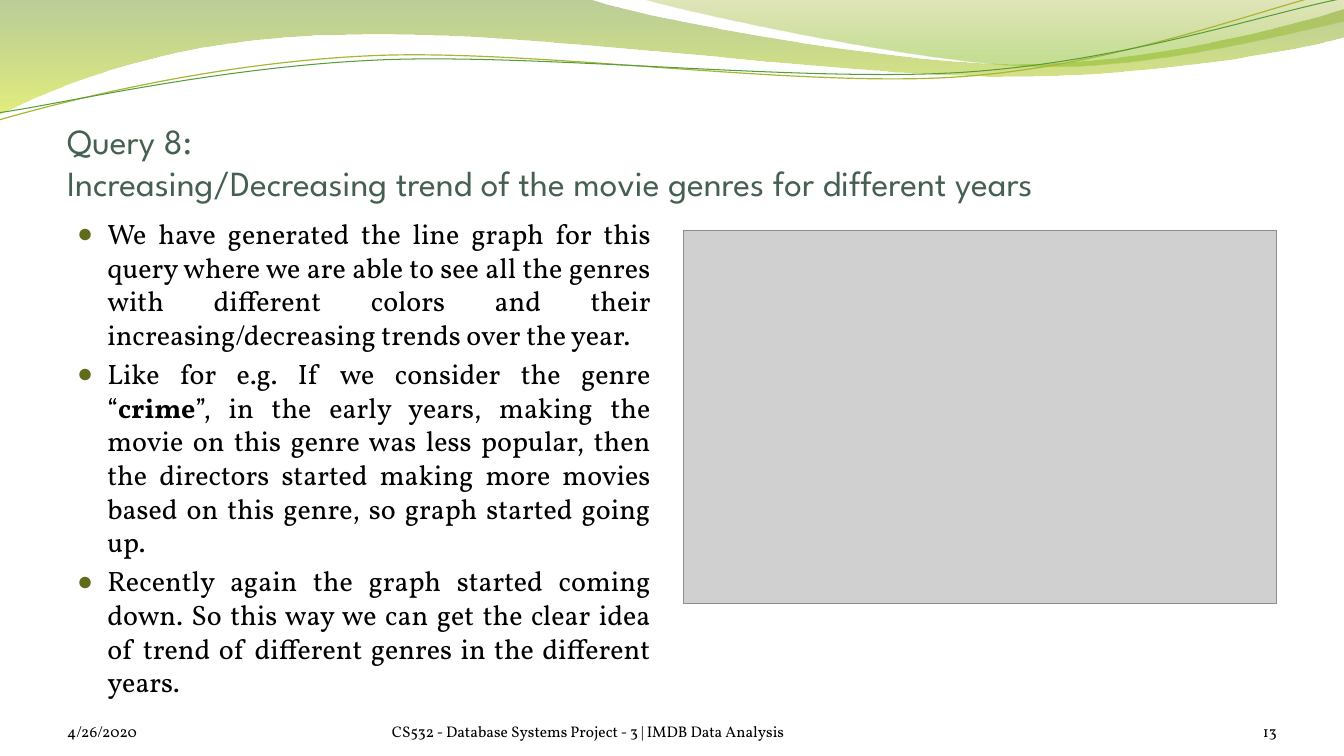
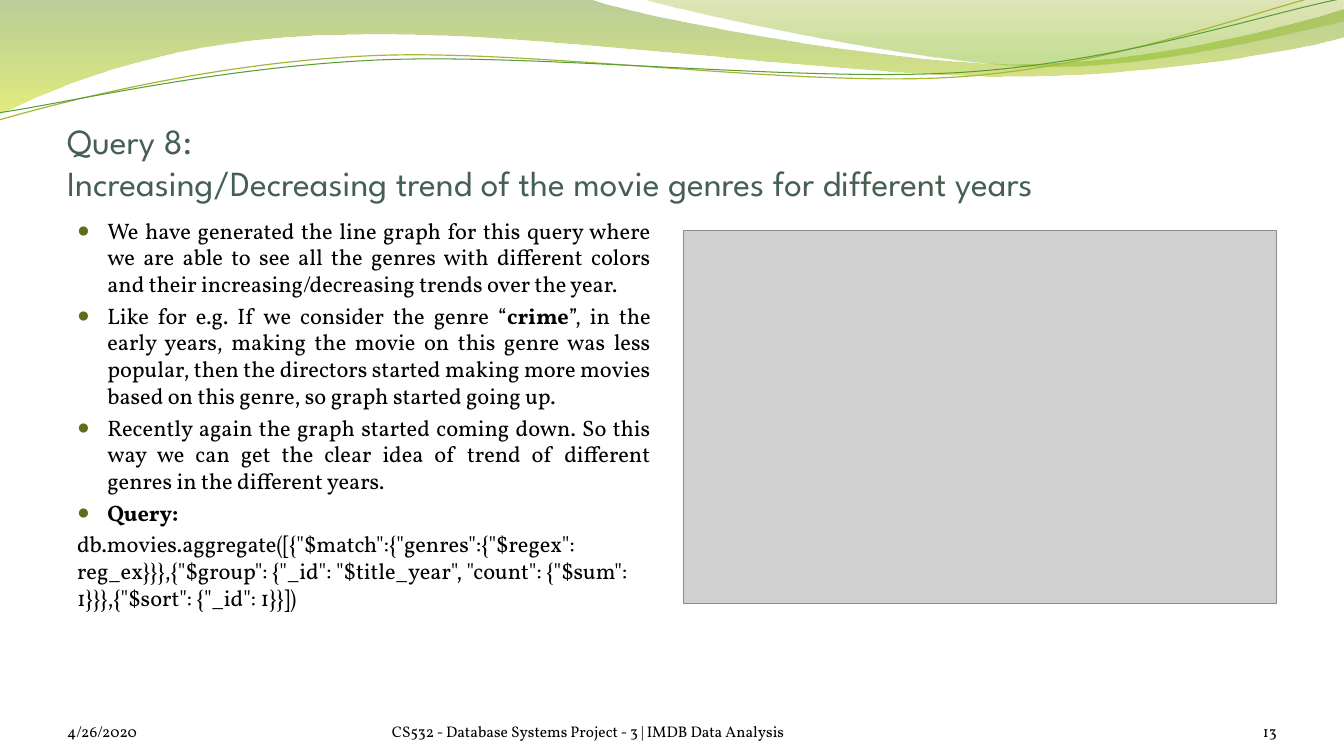
Before and after one commit to satrio-yudhoatmojo/CS532-Database-Systems-Spring-2020, a slide deck: slide 13 of Project-03/docs/saraf-yudhoatmojo_Presentation.pptx. Drawn at 1344x756 pixels with LibreOffice and Linux fonts; fonts in the diff are those of the drawing; grey boxes stand for pictures; background and template pictures are left out. Boxes give left, top, right and bottom in pixels: in the first picture for what was removed or moved away, otherwise in the second. Text is boxed around its words. In the diff, an @@ line names an element or a change of style, - is before the commit and + after.

```diff
--- a/Project-03/docs/saraf-yudhoatmojo_Presentation.pptx
+++ b/Project-03/docs/saraf-yudhoatmojo_Presentation.pptx
@@ text at <box>107,223,651,495</box>: size 20 to 16 pt in "We have generated the line graph for ...", "Like for e.g. If we consider the ...", "Recently again the graph started coming down. ..." @@
@@ text at <box>77,505,627,612</box>: paragraphs added @@
+● Query:
+db.movies.aggregate([{"$match":{"genres":{"$regex": reg_ex}}},{"$group": {"_id": "$title_year", "count": {"$sum": 1}}},{"$sort": {"_id": 1}}])
```
Also in this commit, not shown: 8 other slides changed.
